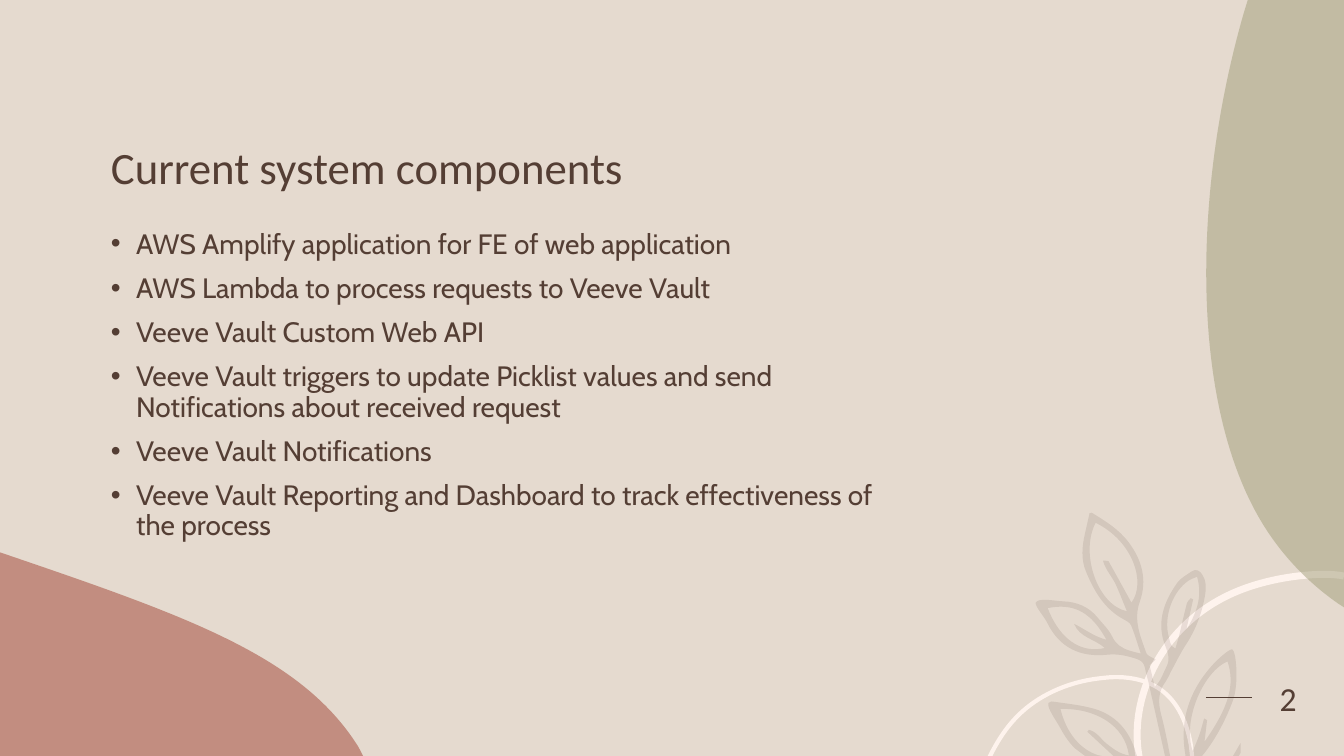
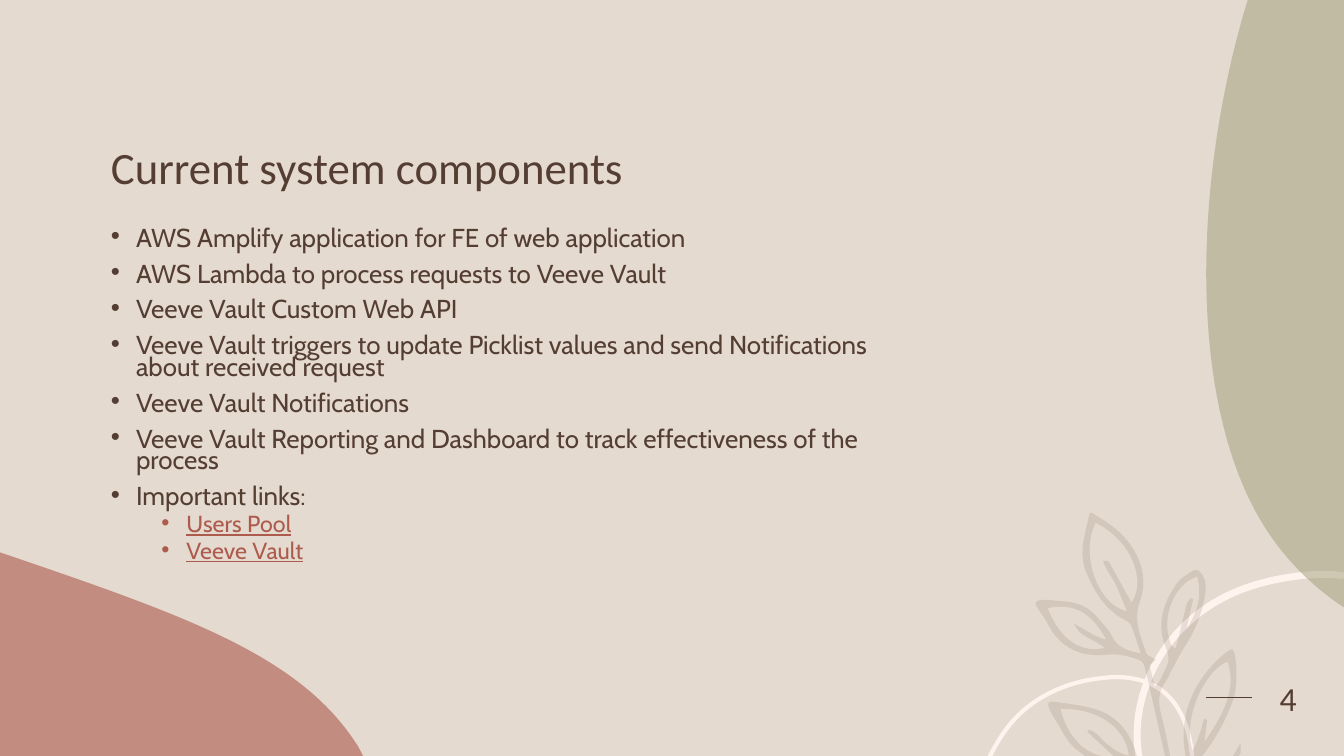
Before and after one commit to NataIS0203/amplify-wonder-drugs-hcp, a slide deck: slide 4 of Veeve.pptx (slide 2 before the commit). Drawn at 1344x756 pixels with LibreOffice and Linux fonts; fonts in the diff are those of the drawing. Boxes give left, top, right and bottom in pixels: in the first picture for what was removed or moved away, otherwise in the second. Text is boxed around its words. In the diff, an @@ line names an element or a change of style, - is before the commit and + after.

```diff
--- a/Veeve.pptx
+++ b/Veeve.pptx
@@ text at [136, 227, 867, 475]: size 20 to 18.5 pt in "AWS Amplify application for FE of web ...", "AWS Lambda to process requests to Veeve ...", "Veeve Vault Custom Web API", "Veeve Vault triggers to update Picklist values ..." and 2 more places; line spacing 0.9 to 0.7 @@
@@ text at [136, 485, 306, 562]: paragraphs added @@
+• Important links:
+  • Users Pool
+  • Veeve Vault
@@ page number at [1280, 689, 1297, 711]: text changed @@
-2
+4
```
Also in this commit, not shown: 2 other slides changed, 2 slides added.
